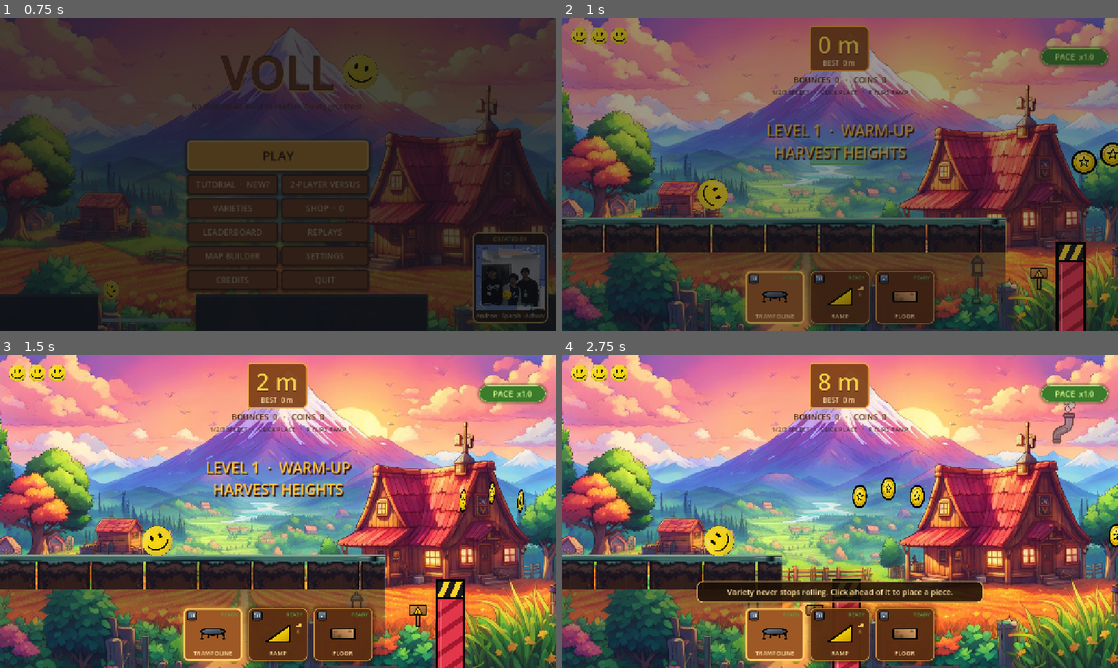
Above: before the commit, frames 1-4 (two rows, left to right).
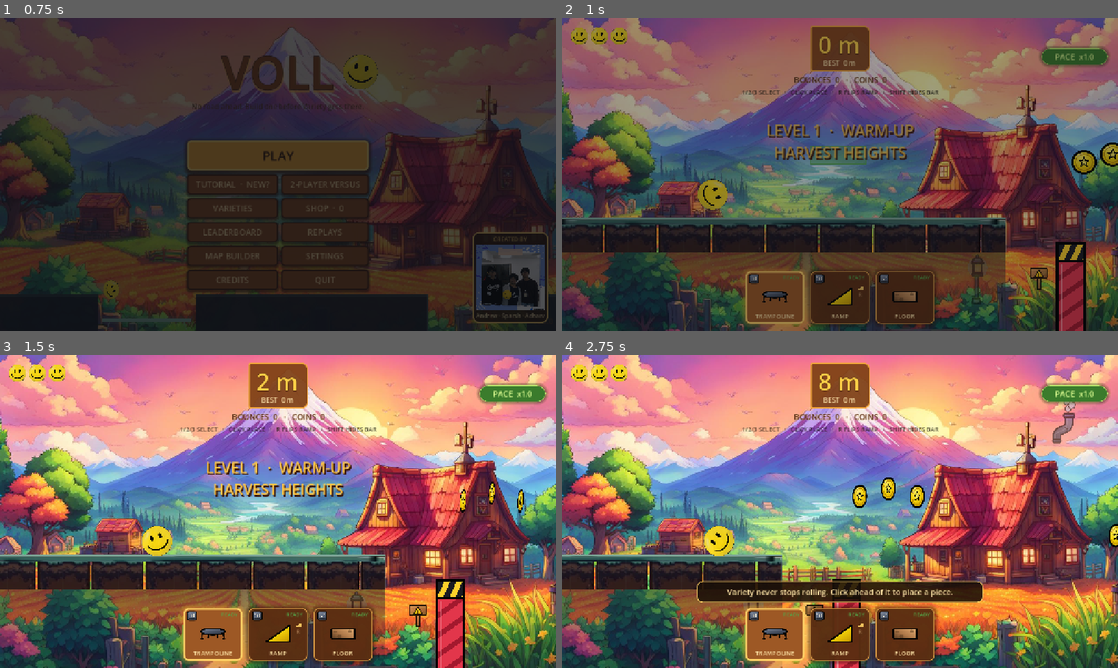
Above: after the commit, the same moments.

Repository: ImSpxrsh/Vollo
Game: Godot game, scene res://scenes/ui/MainMenu.tscn
The game is run twice, just before and just after one commit, with the same random seed, the same clock (stepped at 60 frames per second) and the same inputs. Sound files missing from this copy of the repository are replaced by a short silence.
Inputs:
- Up to frame 1 (0.75 s): click "PLAY" at 0.5 s
- Up to frame 2 (1 s): no input
- Up to frame 3 (1.5 s): click "READY" at 1.25 s
- Up to frame 4 (2.75 s): click "READY" at 2 s

Frame 1 is identical in both runs. In frame 2, 0.5% of the frame differs, in the area x 32-68%, y 2-25%; in frame 3, 0.6%; in frame 4, 0.7%.

Commit message:
Hide hotbar with Shift
hud.gd: the toggle_hotbar key (Shift by default) hides or shows the item hotbar during a run, shows a short note with the current key, and the controls line now mentions it.

Diff:
--- a/godot/scenes/ui/hud.gd
+++ b/godot/scenes/ui/hud.gd
@@ -33,6 +33,8 @@
 var _hints_on := false
 var _hints_shown := {}
 var _placed_count := 0
+var _hotbar_notice: Label
+var _hotbar_notice_tween: Tween
 
 func _ready() -> void:
 	for i in 3:
@@ -44,7 +46,7 @@
 		cards.append(card)
 	hotbar.visible = true
 	controls_label.visible = true
-	controls_label.text = "1/2/3 SELECT   ·   CLICK PLACE   ·   R FLIPS RAMP"
+	controls_label.text = "1/2/3 SELECT   ·   CLICK PLACE   ·   R FLIPS RAMP   ·   %s HIDES BAR" % hotbar_key_name()
 	controls_label.modulate = Color(0.27, 0.11, 0.04, 0.82)
 	shield_tag.visible = false
 	milestone_label.visible = false
@@ -84,6 +86,65 @@
 	best_label.text = "BEST  %d m" % maxi(GameManager.best, SaveManager.high_score)
 	_update_status()
 	_connect_ball.call_deferred()
+	_create_hotbar_notice()
+	_apply_hotbar_visibility()
+	SaveManager.settings_changed.connect(_apply_hotbar_visibility)
+
+# --- hide hotbar (toggle_hotbar action, Shift by default, rebindable in Controls)
+
+func _unhandled_input(event: InputEvent) -> void:
+	if event.is_echo() or not event.is_action_pressed("toggle_hotbar"):
+		return
+	if GameManager.state != GameManager.State.PLAYING:
+		return
+	SaveManager.set_hotbar_hidden(not SaveManager.hotbar_hidden)
+	_show_hotbar_notice()
+	get_viewport().set_input_as_handled()
+
+func _apply_hotbar_visibility() -> void:
+	hotbar.visible = not SaveManager.hotbar_hidden
+
+func _create_hotbar_notice() -> void:
+	_hotbar_notice = Label.new()
+	_hotbar_notice.name = "HotbarNotice"
+	_hotbar_notice.set_anchors_preset(Control.PRESET_CENTER_BOTTOM)
+	_hotbar_notice.offset_left = -300.0
+	_hotbar_notice.offset_right = 300.0
+	_hotbar_notice.offset_top = -60.0
+	_hotbar_notice.offset_bottom = -24.0
+	_hotbar_notice.horizontal_alignment = HORIZONTAL_ALIGNMENT_CENTER
+	_hotbar_notice.add_theme_font_size_override("font_size", 20)
+	_hotbar_notice.add_theme_color_override("font_color", Color("FFD166"))
+	_hotbar_notice.add_theme_color_override("font_outline_color", Color(0.12, 0.05, 0.02))
+	_hotbar_notice.add_theme_constant_override("outline_size", 8)
+	_hotbar_notice.mouse_filter = Control.MOUSE_FILTER_IGNORE
+	_hotbar_notice.visible = false
+	$Root.add_child(_hotbar_notice)
+
+func _show_hotbar_notice() -> void:
+	var key := hotbar_key_name()
+	_hotbar_notice.text = ("HOTBAR HIDDEN  ·  %s TO SHOW" % key) if SaveManager.hotbar_hidden else ("HOTBAR SHOWN  ·  %s TO HIDE" % key)
+	if _hotbar_notice_tween and _hotbar_notice_tween.is_valid():
+		_hotbar_notice_tween.kill()
+	_hotbar_notice.visible = true
+	_hotbar_notice.modulate.a = 1.0
+	_hotbar_notice_tween = _hotbar_notice.create_tween().set_ignore_time_scale(true)
+	_hotbar_notice_tween.tween_interval(1.4)
+	_hotbar_notice_tween.tween_property(_hotbar_notice, "modulate:a", 0.0, 0.4)
+	_hotbar_notice_tween.tween_callback(_hotbar_notice.hide)
+
+## Name of the key currently bound to toggle_hotbar (follows rebinding).
+static func hotbar_key_name() -> String:
+	for ev in InputMap.action_get_events("toggle_hotbar"):
+		if ev is InputEventKey:
+			var k := ev as InputEventKey
+			var code := k.keycode if k.keycode != KEY_NONE else k.physical_keycode
+			return OS.get_keycode_string(code).to_upper()
+		if ev is InputEventMouseButton:
+			return "MOUSE %d" % (ev as InputEventMouseButton).button_index
+		if ev is InputEventJoypadButton:
+			return "BUTTON %d" % (ev as InputEventJoypadButton).button_index
+	return "THE HOTBAR KEY"
 
 func _create_level_banner() -> void:
 	_level_banner = Label.new()
